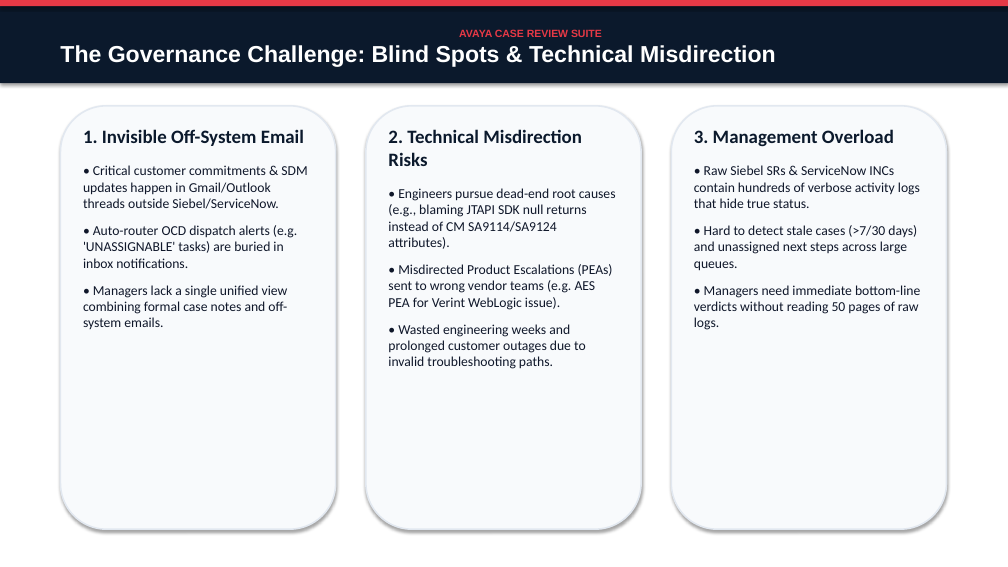
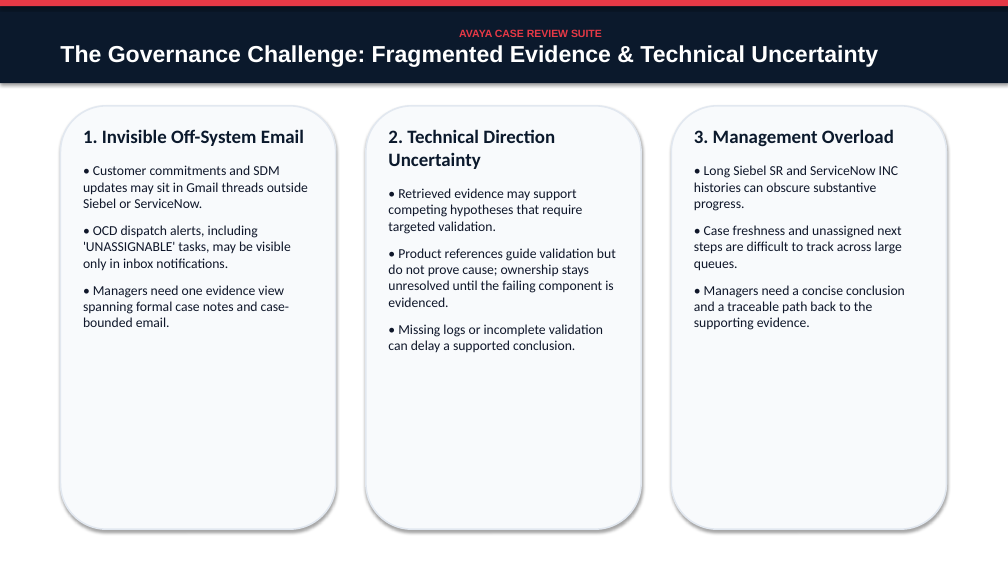
Before and after one commit to avayahmao/avaya-case-review-pack, a slide deck: slide 2 of docs/Avaya_Case_Review_Suite_Presentation.pptx. Drawn at 1008x567 pixels with LibreOffice and Linux fonts; fonts in the diff are those of the drawing. Boxes give left, top, right and bottom in pixels: in the first picture for what was removed or moved away, otherwise in the second. Text is boxed around its words. In the diff, an @@ line names an element or a change of style, - is before the commit and + after.

```diff
--- a/docs/Avaya_Case_Review_Suite_Presentation.pptx
+++ b/docs/Avaya_Case_Review_Suite_Presentation.pptx
@@ text in rectangle at (x1=60, y1=45, x2=878, y2=67): text changed @@
-The Governance Challenge: Blind Spots & Technical Misdirection
+The Governance Challenge: Fragmented Evidence & Technical Uncertainty
@@ text at (x1=388, y1=129, x2=616, y2=352): text changed @@
-2. Technical Misdirection Risks
-• Engineers pursue dead-end root causes (e.g., blaming JTAPI SDK null returns instead of CM SA9114/SA9124 attributes).
-• Misdirected Product Escalations (PEAs) sent to wrong vendor teams (e.g. AES PEA for Verint WebLogic issue).
-• Wasted engineering weeks and prolonged customer outages due to invalid troubleshooting paths.
+2. Technical Direction Uncertainty
+• Retrieved evidence may support competing hypotheses that require targeted validation.
+• Product references guide validation but do not prove cause; ownership stays unresolved until the failing component is evidenced.
+• Missing logs or incomplete validation can delay a supported conclusion.
@@ text at (x1=83, y1=165, x2=308, y2=327): text changed @@
-• Critical customer commitments & SDM updates happen in Gmail/Outlook threads outside Siebel/ServiceNow.
-• Auto-router OCD dispatch alerts (e.g. 'UNASSIGNABLE' tasks) are buried in inbox notifications.
-• Managers lack a single unified view combining formal case notes and off-system emails.
+• Customer commitments and SDM updates may sit in Gmail threads outside Siebel or ServiceNow.
+• OCD dispatch alerts, including 'UNASSIGNABLE' tasks, may be visible only in inbox notifications.
+• Managers need one evidence view spanning formal case notes and case-bounded email.
@@ text at (x1=694, y1=165, x2=905, y2=330): text changed @@
-• Raw Siebel SRs & ServiceNow INCs contain hundreds of verbose activity logs that hide true status.
-• Hard to detect stale cases (>7/30 days) and unassigned next steps across large queues.
-• Managers need immediate bottom-line verdicts without reading 50 pages of raw logs.
+• Long Siebel SR and ServiceNow INC histories can obscure substantive progress.
+• Case freshness and unassigned next steps are difficult to track across large queues.
+• Managers need a concise conclusion and a traceable path back to the supporting evidence.
```
Also in this commit, not shown: 10 other slides changed, 1 other file.
